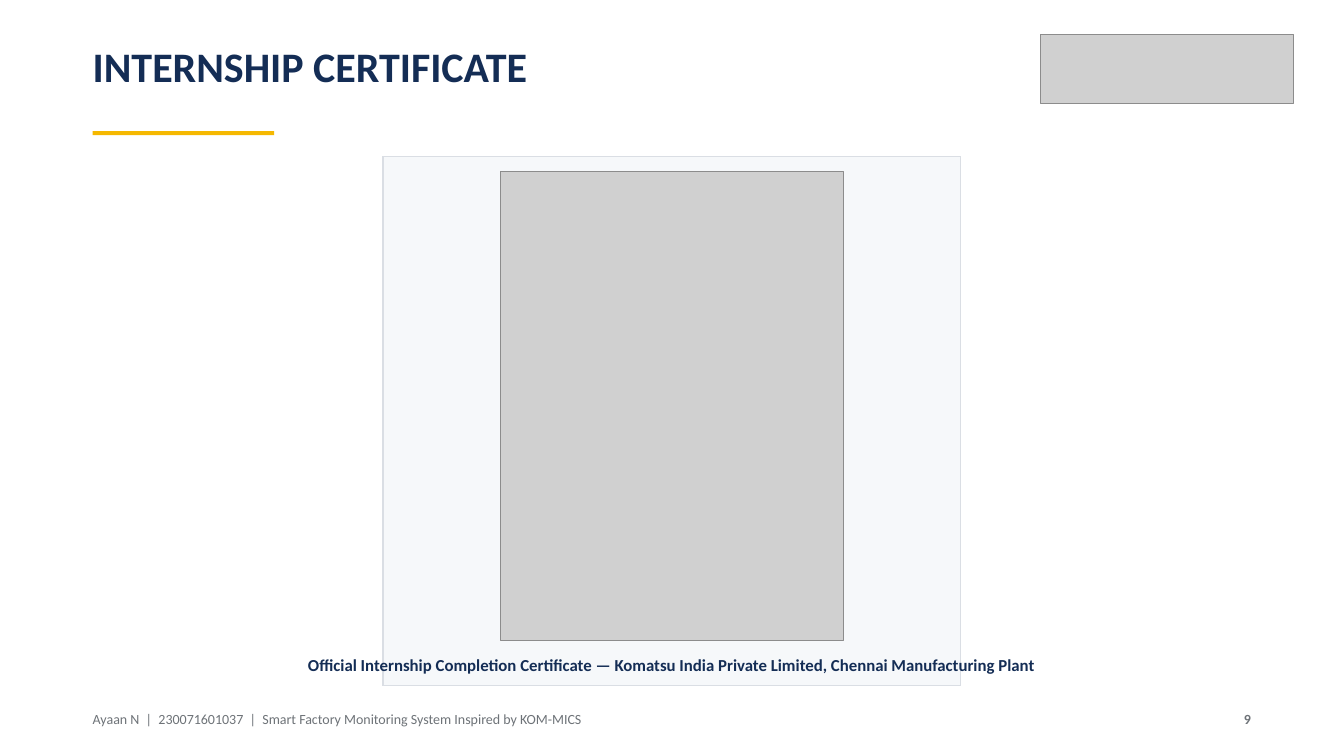
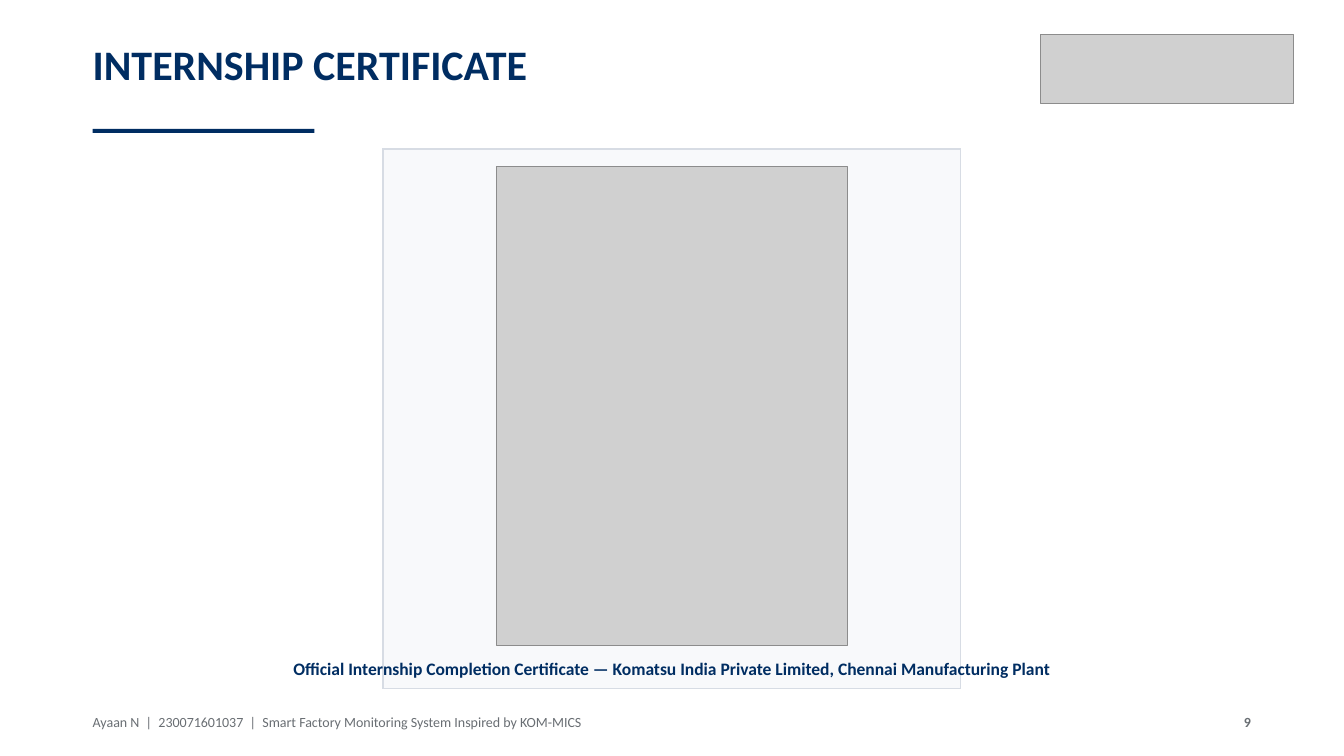
Before and after one commit to ayaan0405/KOM-MICS-Smart-Factory-Monitoring, a slide deck: slide 9 of Ayaan_Internship_Presentation.pptx. Drawn at 1344x756 pixels with LibreOffice and Linux fonts; fonts in the diff are those of the drawing; grey boxes stand for pictures. Boxes give left, top, right and bottom in pixels: in the first picture for what was removed or moved away, otherwise in the second. Text is boxed around its words. In the diff, an @@ line names an element or a change of style, - is before the commit and + after.

Commit message:
Apply user feedback: change all yellows to Komatsu Blue, remove awkward logo, enlarge fonts to eliminate empty space across all cards

```diff
--- a/Ayaan_Internship_Presentation.pptx
+++ b/Ayaan_Internship_Presentation.pptx
@@ text "INTERNSHIP CERTIFICATE" at (93,52,527,81): text colour #142D55 to #002D62 @@
@@ rectangle: place and size @@
-rectangle at (93,131,274,135)
+rectangle at (93,129,315,133)
@@ rectangle at (93,129,315,133): fill #F5B800 to #002D62 @@
@@ rectangle: place and size @@
-rectangle at (383,156,961,686)
+rectangle at (383,149,961,689)
@@ rectangle at (383,149,961,689): fill #F6F8FA to #F8F9FB; outline #DADEE4 1 pt to #D7DCE4 1 pt @@
@@ picture: place and size @@
-picture at (500,171,844,640)
+picture at (497,166,848,645)
@@ text "Official Internship Completion Certificate — ..." at (293,662,1049,678): size 12 to 12.5 pt, text colour #142D55 to #002D62 @@
@@ text "Ayaan N | 230071601037 | ..." at (93,717,581,730): text colour #6E7378 to #696E73 @@
@@ text "9" at (1244,718,1251,727): text colour #6E7378 to #696E73 @@
```
Also in this commit, not shown: 9 other slides changed, 11 other files.
